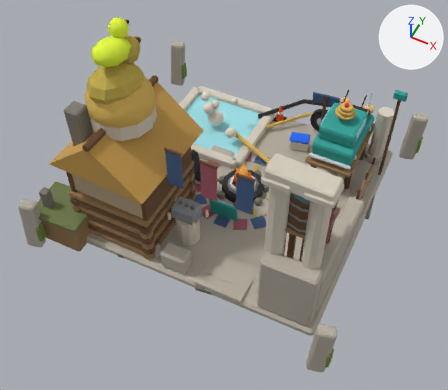
Before and after pictures for a commit that changed the FBX model client/CultOfComfort.Unity/Assets/Resources/Art/Models/hearth_l5.fbx.
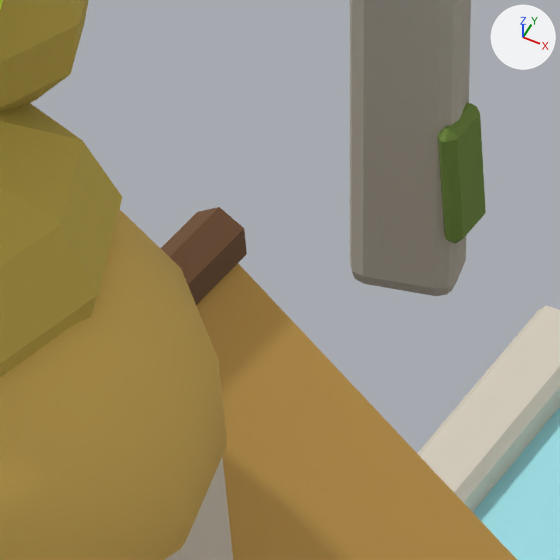
The first picture shows the older version from a 50 mm camera at (2.62, -5.88, 7.19) aimed at (0.11, -0.87, 0.94). The close-ups show the older and then the newer version on the part from 29% to 44% of the width and 13% to 30% of the height of that picture. Only the edits that show in the close-ups are written down. Every picture has the same lights, and +X, +Y and +Z are marked at upper right. Where no turn or scale is listed for an object, it has been applied to the vertices. Vertices at exactly the same position are counted once.

Names of what the first close-up shows: 'PoolWater', 'Ruin'.
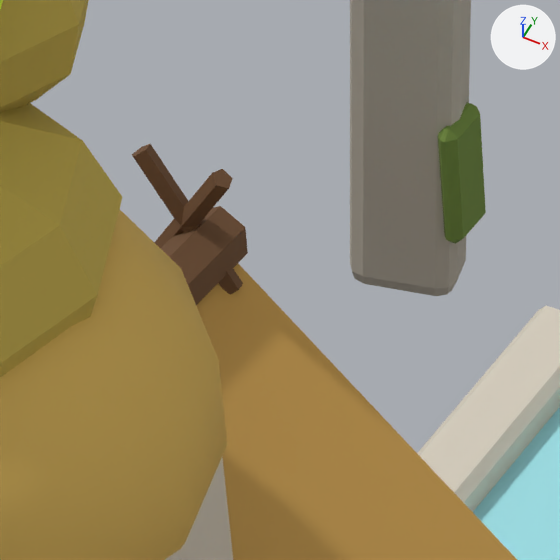
Where the change shows, as pixel boxes (x1, y1, x2, y2) in the close-ups (560 x 560 px):
```json
{"part": 1, "of": "me_ruin", "change": "added", "after": [154, 169, 233, 248], "on screen": "brown"}
{"part": 2, "of": "me_ruin", "change": "added", "after": [132, 144, 243, 295]}
```

The change, as JSON lines over the scene's bpy script:
```json
{"block": "me_ruin", "where": "# used by ob_ruin; location = (0.0, 0.0, 0.0)"}
{"op": "remove", "block": "me_ruin", "code": "me_ruin.from_pydata(...)  # 4715 vertices, 4550 faces; spans x -2.39..2.2, y -2.27..2.12, z -0.01..3.33"}
{"op": "add", "block": "me_ruin", "code": "me_ruin.from_pydata(...)  # 4761 vertices, 4583 faces; spans x -2.39..2.2, y -2.27..2.12, z -0.01..3.33"}
{"block": "me_ruin", "change": "me_ruin part 1: the loose piece of 10 vertices spanning x 1.66..1.7, y 0.28..0.32, z 0.14..0.67 is copied, and the copy is multiplied about its middle by the matrix ((0.404, 0.017, 0.283), (-0.014, 0.493, -0.01), (-0.283, 0.0, 0.404)), then moved by (-2.85, -0.72, 1.76); it spans x -1.26..-1.08, y -0.44..-0.4, z 2.04..2.28"}
{"block": "me_ruin", "change": "me_ruin part 2: the loose piece of 10 vertices spanning x 1.66..1.7, y 0.28..0.32, z 0.14..0.67 is copied, and the copy is multiplied about its middle by the matrix ((0.404, 0.017, -0.283), (-0.014, 0.493, 0.01), (0.283, 0.0, 0.404)), then moved by (-2.85, -0.72, 1.76); it spans x -1.26..-1.08, y -0.44..-0.4, z 2.04..2.28"}
{"block": "me_ruin", "change": "other edits to the shape of me_ruin do not show in these pictures"}
```
